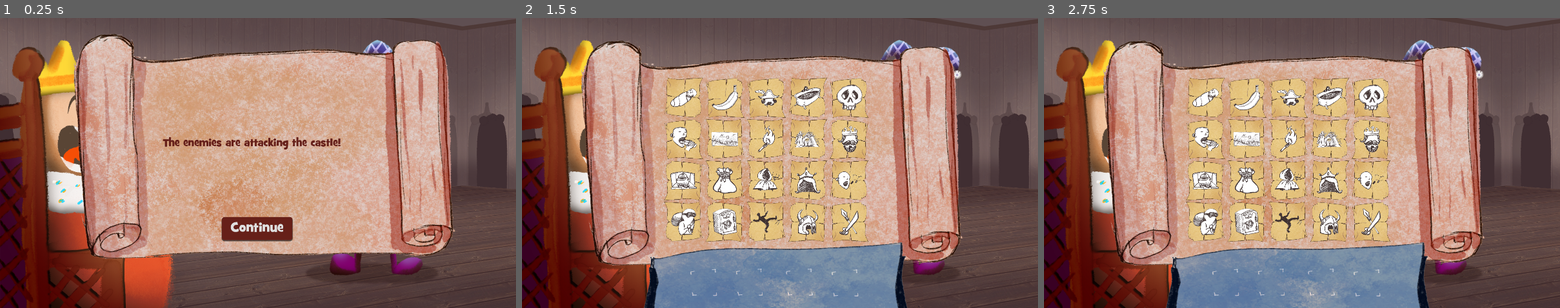
Above: before the commit, frames 1-3 (left to right).
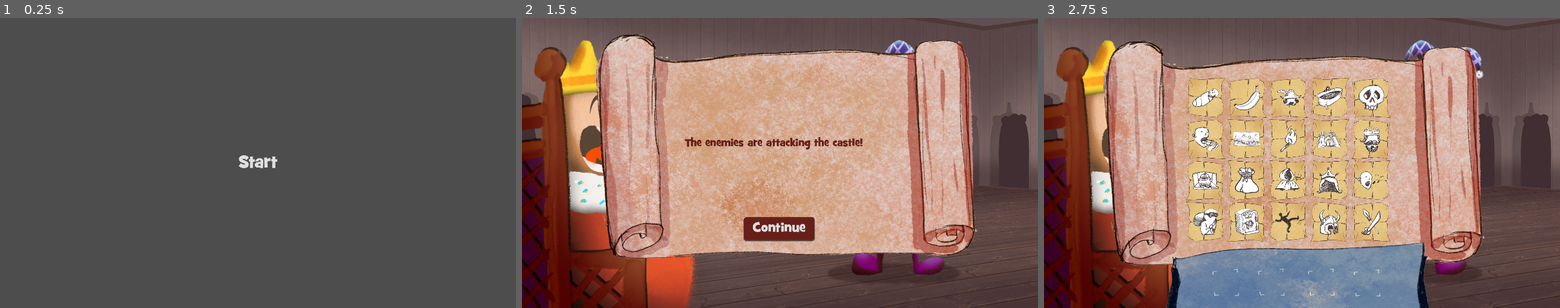
Above: after the commit, the same moments.

Repository: P-Wallis/GGJ-2024
Game: Godot game, scene res://Scenes/startscreen.tscn
Same seed, same stepped clock (60 frames per second), same inputs: the game is played once before the commit and once after it. Before the commit the project starts from res://Scenes/level.tscn.
Inputs (mouse positions are in pixels of both pictures, inside the frame that each line leads up to):
- Up to frame 1 (0.25 s): no input
- Up to frame 2 (1.5 s): click "Continue" (after the commit: "Start") at 0.5 s; click (780, 163) at 1.25 s, where only the run after the commit has a clickable "Start"
- Up to frame 3 (2.75 s): click (1302, 229) at 2 s, where only the run after the commit has a clickable "Continue"

The runs differ from the first frame. In frame 1, 77% of the frame differs, in the area x 0-100%, y 0-100%; in frame 2, 46%; in frame 3, nothing differs.

Commit message:
Start screen

Diff:
--- /dev/null
+++ b/Scenes/StartButton.gd
@@ -0,0 +1,18 @@
+extends Button
+
+@export var levelParent:Node
+
+# Called when the node enters the scene tree for the first time.
+func _ready():
+	pass # Replace with function body.
+
+
+# Called every frame. 'delta' is the elapsed time since the previous frame.
+func _process(delta):
+	pass
+
+func _pressed():
+	print("pressed")
+	var scene_to_instance = load("res://Scenes/level.tscn")
+	var instance = scene_to_instance.instantiate()
+	levelParent.add_child(instance)
--- /dev/null
+++ b/Scenes/startscreen.tscn
@@ -0,0 +1,42 @@
+[gd_scene load_steps=4 format=3 uid="uid://d1asvb31lnw55"]
+
+[ext_resource type="FontFile" uid="uid://dd7gumdjab30j" path="res://Assets/Fonts/GRILLEDCHEESE_BTN.TTF" id="1_gmex8"]
+[ext_resource type="Script" path="res://Scenes/StartButton.gd" id="2_8f7rs"]
+
+[sub_resource type="Theme" id="Theme_kubys"]
+
+[node name="Main" type="Node2D"]
+
+[node name="CanvasLayer" type="CanvasLayer" parent="."]
+
+[node name="Control" type="Control" parent="CanvasLayer"]
+layout_mode = 3
+anchors_preset = 15
+anchor_right = 1.0
+anchor_bottom = 1.0
+grow_horizontal = 2
+grow_vertical = 2
+
+[node name="Button" type="Button" parent="CanvasLayer/Control" node_paths=PackedStringArray("levelParent")]
+custom_minimum_size = Vector2(200, 200)
+layout_mode = 1
+anchors_preset = 8
+anchor_left = 0.5
+anchor_top = 0.5
+anchor_right = 0.5
+anchor_bottom = 0.5
+offset_left = -23.0
+offset_top = -15.5
+offset_right = 23.0
+offset_bottom = 15.5
+grow_horizontal = 2
+grow_vertical = 2
+theme = SubResource("Theme_kubys")
+theme_type_variation = &"FlatButton"
+theme_override_fonts/font = ExtResource("1_gmex8")
+theme_override_font_sizes/font_size = 64
+text = "Start"
+script = ExtResource("2_8f7rs")
+levelParent = NodePath("../../../Level")
+
+[node name="Level" type="Node" parent="."]
--- a/project.godot
+++ b/project.godot
@@ -11,7 +11,7 @@
 [application]
 
 config/name="TheFool"
-run/main_scene="res://Scenes/level.tscn"
+run/main_scene="res://Scenes/startscreen.tscn"
 config/features=PackedStringArray("4.2", "GL Compatibility")
 config/icon="res://icon.svg"
 
Not shown: 1 places in Scenes/level.tscn that only renumber resources
